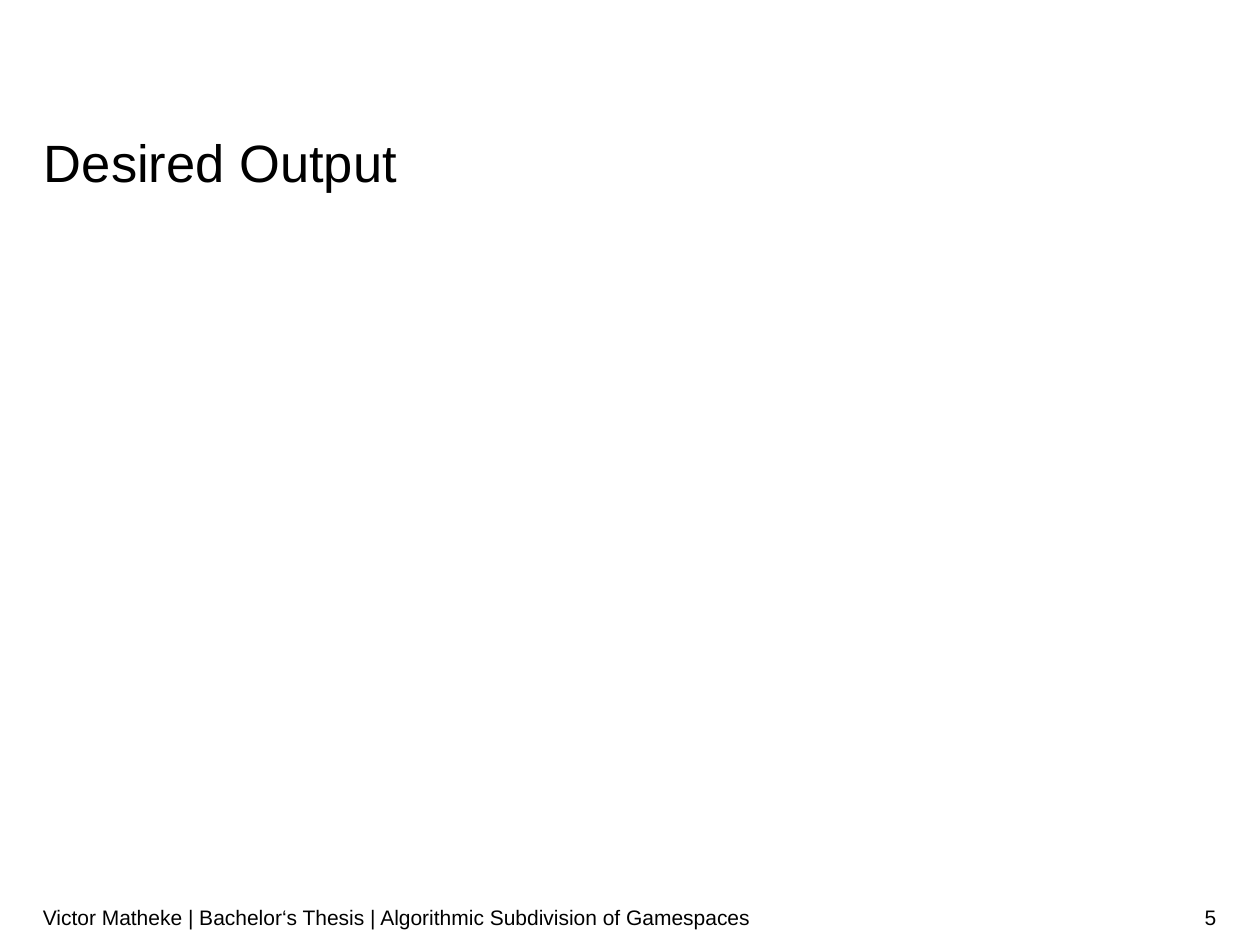
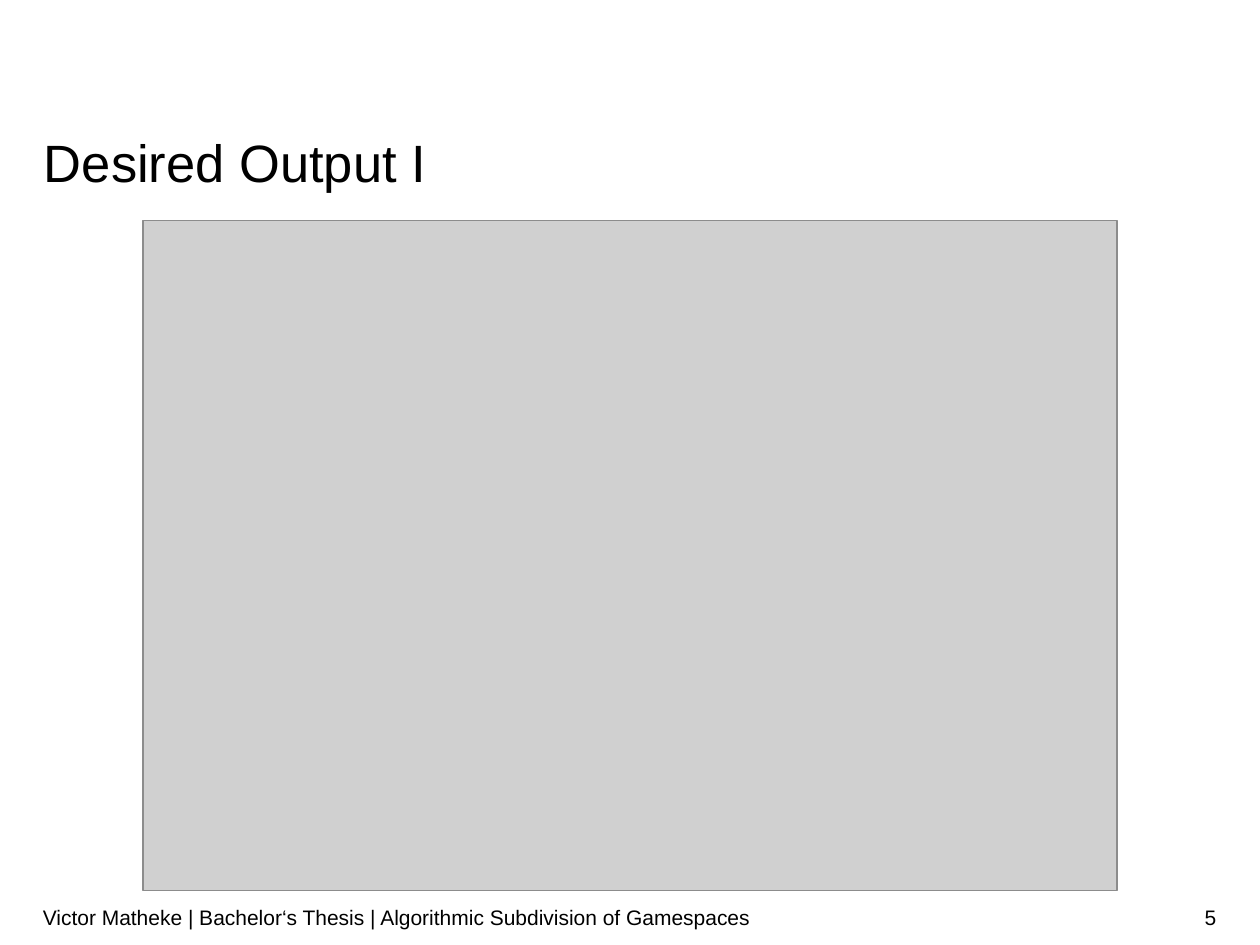
Before and after one commit to surrealtm/Thesis, a slide deck: slide 5 of Presentation/Presentation.pptx. Drawn at 1260x945 pixels with LibreOffice and Linux fonts; fonts in the diff are those of the drawing; grey boxes stand for pictures; background and template pictures are left out. Boxes give left, top, right and bottom in pixels: in the first picture for what was removed or moved away, otherwise in the second. Text is boxed around its words. In the diff, an @@ line names an element or a change of style, - is before the commit and + after.

Commit message:
Added two images to the presentation.

```diff
--- a/Presentation/Presentation.pptx
+++ b/Presentation/Presentation.pptx
@@ title at box(44, 144, 426, 193): text changed @@
-Desired Output
+Desired Output I
@@ picture added at box(142, 220, 1116, 890) @@
```
Also in this commit, not shown: 1 slide added, 1 other file.
